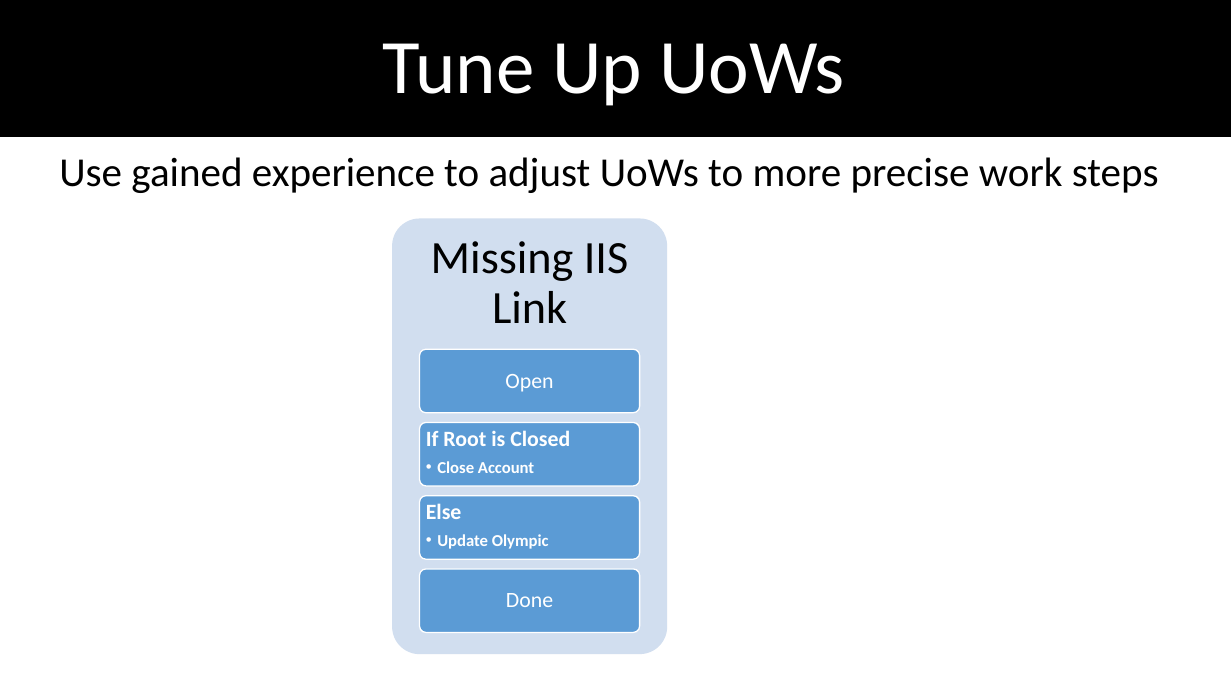
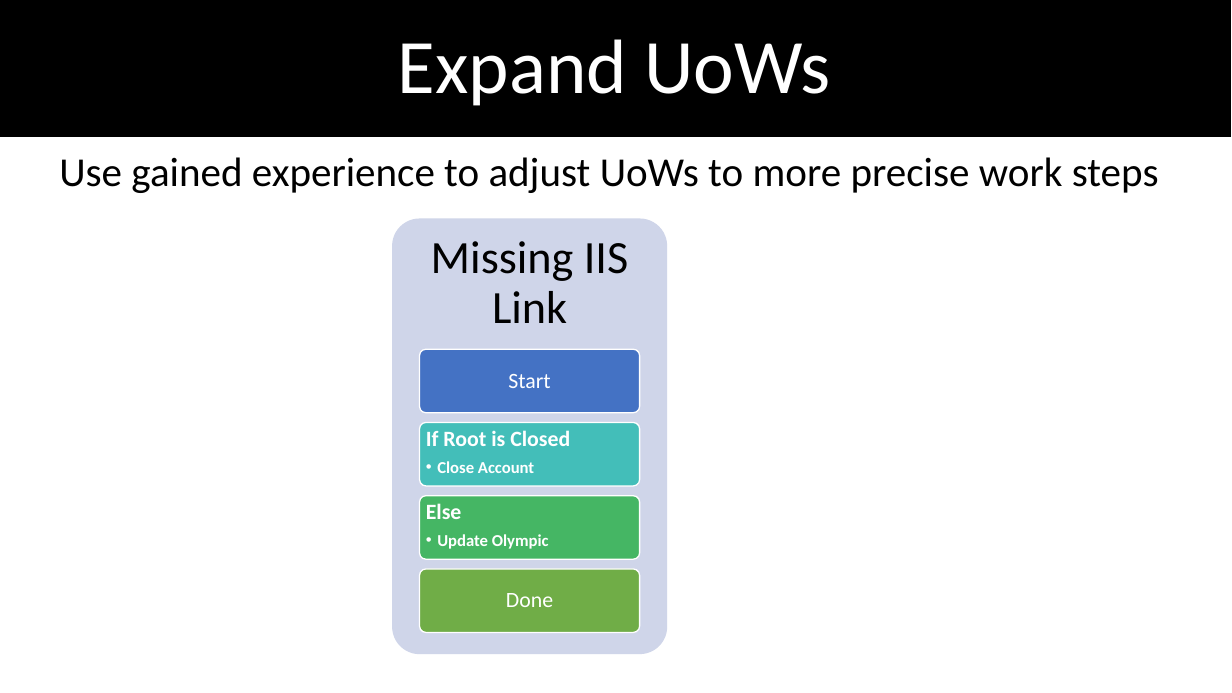
Before and after one commit to dimokgit/ICE, a slide deck: slide 6 of UnitOfWork.pptx. Drawn at 1232x693 pixels with LibreOffice and Linux fonts; fonts in the diff are those of the drawing. Boxes give left, top, right and bottom in pixels: in the first picture for what was removed or moved away, otherwise in the second. Text is boxed around its words. In the diff, an @@ line names an element or a change of style, - is before the commit and + after.

```diff
--- a/UnitOfWork.pptx
+++ b/UnitOfWork.pptx
@@ title at bbox=[398, 39, 830, 106]: text changed @@
-Tune Up UoWs
+Expand UoWs
@@ rounded rectangle at bbox=[392, 218, 667, 654]: fill #D2DEEF to #CFD5EA @@
@@ rounded rectangle at bbox=[420, 349, 640, 413]: fill #5B9BD5 to #4472C4 @@
@@ text at bbox=[508, 374, 550, 388]: text changed @@
-Open
+Start
@@ rounded rectangle at bbox=[420, 422, 640, 486]: fill #5B9BD5 to #43BEB9 @@
@@ rounded rectangle at bbox=[420, 495, 640, 559]: fill #5B9BD5 to #45B664 @@
@@ rounded rectangle at bbox=[420, 569, 640, 633]: fill #5B9BD5 to #70AD47 @@
```
Also in this commit, not shown: 6 other slides changed, 1 slide added, 1 slide removed.
